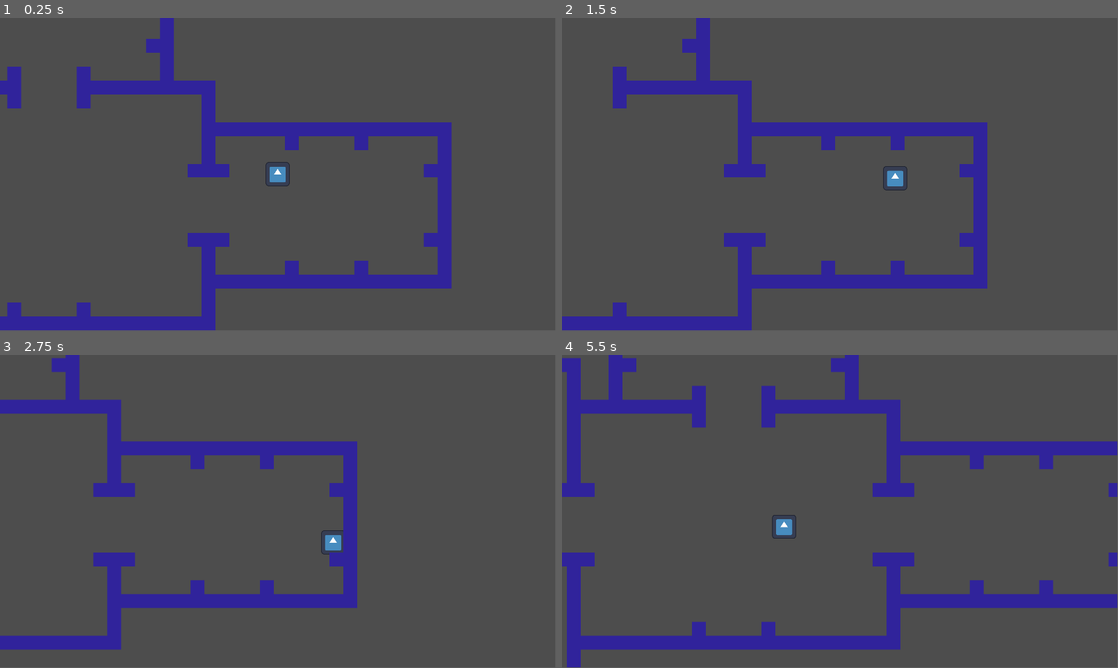
Above: before the commit, frames 1-4 (two rows, left to right).
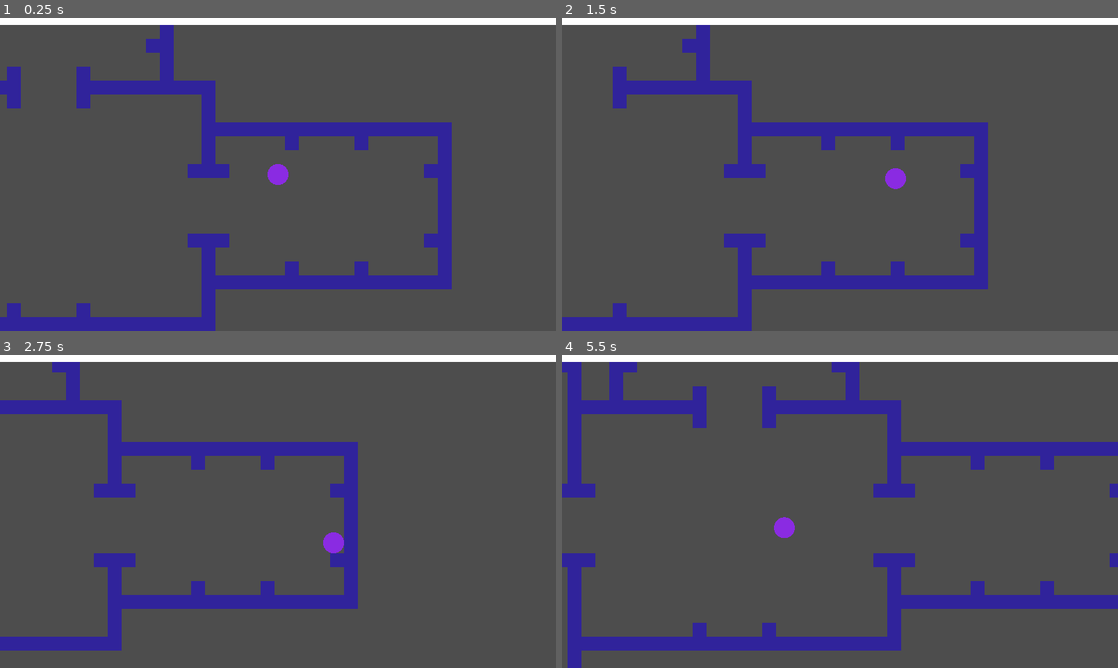
Above: after the commit, the same moments.

Repository: RainbowAsteroids/roll-with-the-pollution
Game: Godot game, scene res://test_scene.tscn
Two runs of this game, one before a commit and one after it. Both use one fixed random seed, a clock stepped at 60 frames per second and the inputs below. The engine's default icon, where the game draws it, is replaced by a stand-in: a white triangle on a blue panel in a dark square.
Inputs (mouse positions are in pixels of both pictures, inside the frame that each line leads up to):
- Up to frame 1 (0.25 s): no input
- Up to frame 2 (1.5 s): tap Enter at 0.5 s; move the mouse to (962, 158) at 0.52 s; hold D (move_right) 0.53-1.28 s; click (962, 158) at 0.6 s; move the mouse to (728, 190) at 1.27 s; hold S (move_down) from 1.28 s (still down); click (728, 190) at 1.35 s
- Up to frame 3 (2.75 s): move the mouse to (333, 442) at 2.02 s; release S (move_down) at 2.03 s; hold D (move_right) from 2.03 s (still down); click (333, 442) at 2.1 s
- Up to frame 4 (5.5 s): tap Space at 2.75 s; move the mouse to (812, 574) at 2.77 s; release D (move_right) at 2.78 s; hold W (move_up) 2.78-3.53 s; click (812, 574) at 2.85 s; move the mouse to (1006, 558) at 3.52 s; hold A (move_left) 3.53-5.03 s; click (1006, 558) at 3.6 s; move the mouse to (673, 464) at 4.27 s; click (673, 464) at 4.35 s; move the mouse to (867, 511) at 5.02 s; hold S (move_down) from 5.03 s (still down); click (867, 511) at 5.1 s
In our replay, the window is 799x449 before the commit and 800x450 after it. These sizes can differ from the game's own. Grey fills any space a smaller window leaves; there, only what the larger window draws over its background counts as a difference.

The runs differ from the first frame. In frame 1, 3.0% of the frame differs, in the area x 0-100%, y 0-100%; in frame 2, 3.0%; in frame 3, 3.6%; in frame 4, 4.3%.

Commit message:
Added health bar; ref #3

Diff:
--- /dev/null
+++ b/Player/HealthBar.gd
@@ -0,0 +1,30 @@
+extends CanvasItem
+
+var thickness := 50
+var width := 1920
+
+var _background_color := Color()
+@export var background_color: Color:
+    get: return _background_color
+    set(v):
+        _background_color = v
+        queue_redraw()
+
+var _foreground_color := Color()
+@export var foreground_color: Color:
+    get: return _foreground_color
+    set(v):
+        _foreground_color = v
+        queue_redraw()
+
+var _health := GlobalConstants.max_health
+
+var health: float:
+    get: return _health
+    set(v):
+        _health = v
+        queue_redraw()
+
+func _draw():
+    draw_line(Vector2(), Vector2(width, 0), background_color, thickness)
+    draw_line(Vector2(), Vector2(width * (health / GlobalConstants.max_health), 0), foreground_color, thickness)
--- a/Player/Player.gd
+++ b/Player/Player.gd
@@ -4,6 +4,16 @@
 @export var friction := 0.03
 @export var max_speed := 6000.0
 @export var braking_force := 2.5
+
+var _health := GlobalConstants.max_health
+@export var health: float:
+    get: return _health
+    set(v):
+        _health = v
+        $CanvasLayer/HealthBar.health = v
+
+func _draw():
+    draw_circle(Vector2(), 36, Color.BLUE_VIOLET)
 
 func _physics_process(delta: float):
     var motion := Vector2()
@@ -29,6 +39,3 @@
     velocity -= velocity * friction * delta
     if velocity.length() < 1:
         velocity = Vector2()
-
-func _input(event: InputEvent):
-    pass
--- a/Player/Player.tscn
+++ b/Player/Player.tscn
@@ -1,20 +1,29 @@
-[gd_scene load_steps=4 format=3 uid="uid://cjp7swrwcf7ss"]
+[gd_scene load_steps=5 format=3 uid="uid://cjp7swrwcf7ss"]
 
 [ext_resource type="Script" path="res://Player/Player.gd" id="1_mwgp5"]
 [ext_resource type="Texture2D" uid="uid://c3pqodo3hodbq" path="res://icon.svg" id="2_0lyr7"]
+[ext_resource type="Script" path="res://Player/HealthBar.gd" id="3_katjt"]
 
-[sub_resource type="RectangleShape2D" id="RectangleShape2D_hvo4o"]
-size = Vector2(70, 70)
+[sub_resource type="CircleShape2D" id="CircleShape2D_4ihue"]
+radius = 36.0
 
 [node name="Player" type="CharacterBody2D"]
 script = ExtResource("1_mwgp5")
 
+[node name="CanvasLayer" type="CanvasLayer" parent="."]
+layer = 10
+
+[node name="HealthBar" type="Node2D" parent="CanvasLayer"]
+script = ExtResource("3_katjt")
+foreground_color = Color(1, 1, 1, 1)
+
 [node name="Icon" type="Sprite2D" parent="."]
+visible = false
 scale = Vector2(0.647, 0.65)
 texture = ExtResource("2_0lyr7")
 
 [node name="CollisionShape2D" type="CollisionShape2D" parent="."]
-shape = SubResource("RectangleShape2D_hvo4o")
+shape = SubResource("CircleShape2D_4ihue")
 
 [node name="Camera2D" type="Camera2D" parent="."]
 drag_horizontal_enabled = true
--- /dev/null
+++ b/Singletons/GlobalConstants.gd
@@ -0,0 +1,3 @@
+extends Node
+
+var max_health := 100.0
--- a/project.godot
+++ b/project.godot
@@ -15,11 +15,17 @@
 config/features=PackedStringArray("4.0", "GL Compatibility")
 config/icon="res://icon.svg"
 
+[autoload]
+
+GlobalConstants="*res://Singletons/GlobalConstants.gd"
+
 [display]
 
 window/size/viewport_width=1920
 window/size/viewport_height=1080
 window/size/mode=3
+window/stretch/mode="canvas_items"
+window/stretch/aspect="expand"
 
 [input]
 
--- a/test_scene.gd
+++ /dev/null
@@ -1 +0,0 @@
-extends Node2D
